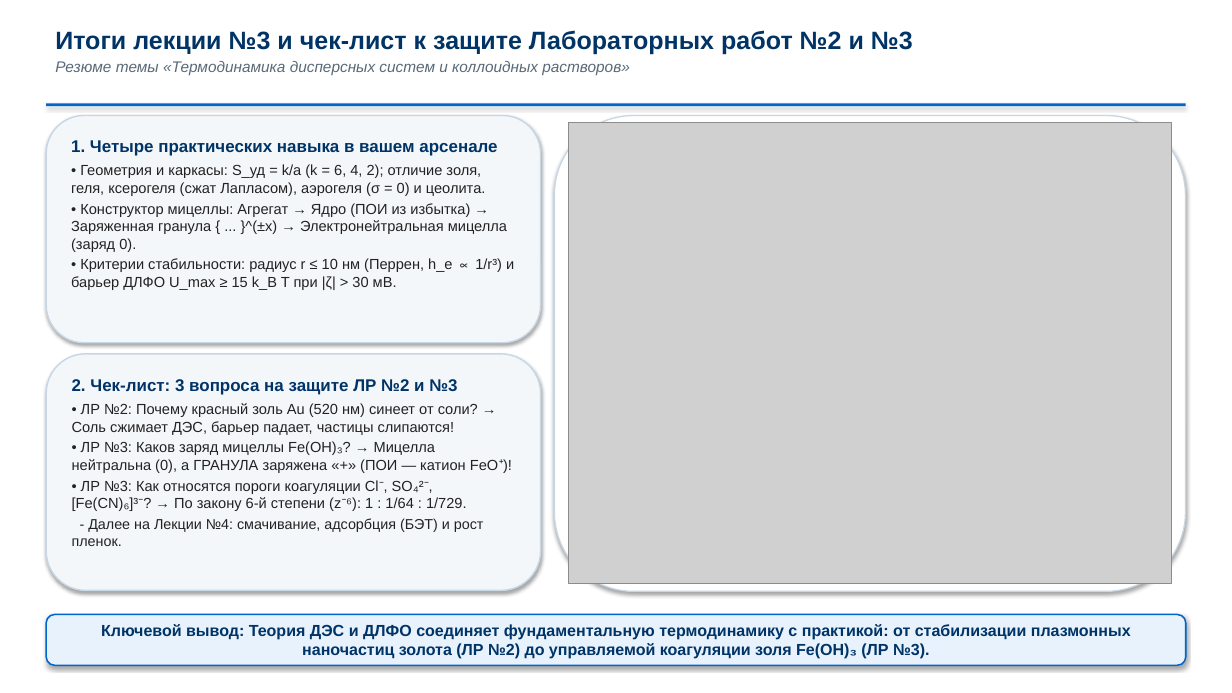
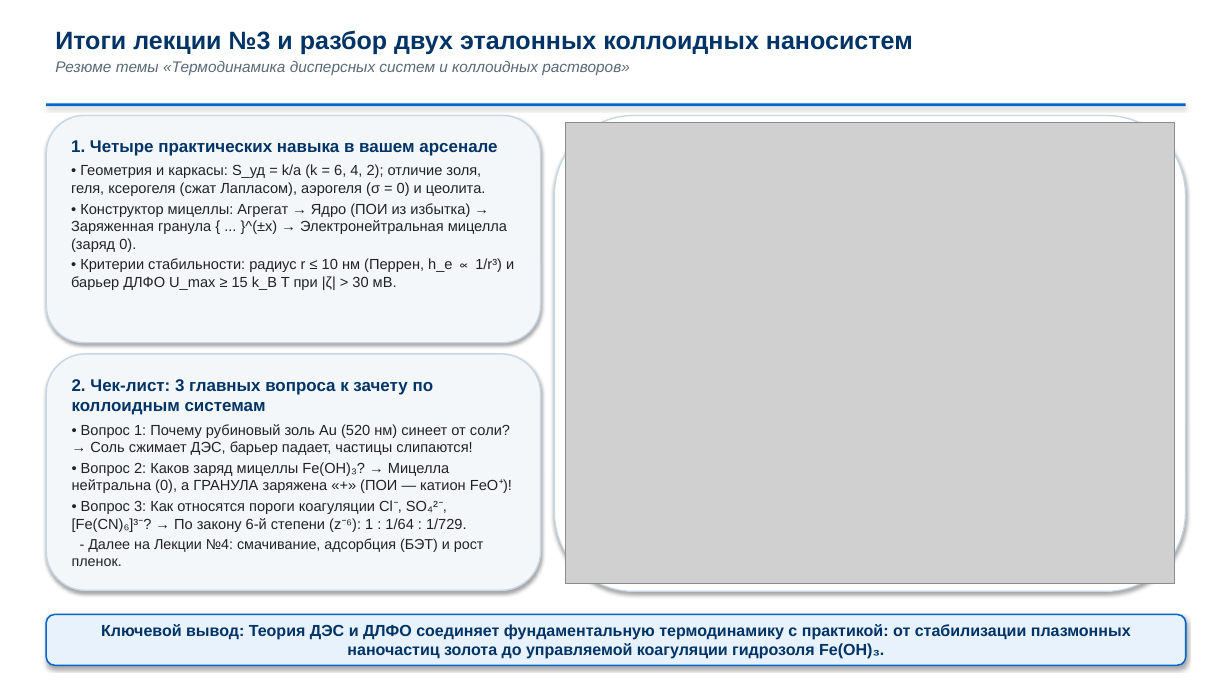
Before and after one commit to brattri3/nanophysics-course, a slide deck: slide 17 of course_materials/semester_4/lectures/lecture_03_colloids.pptx. Drawn at 1232x693 pixels with LibreOffice and Linux fonts; fonts in the diff are those of the drawing; grey boxes stand for pictures. Boxes give left, top, right and bottom in pixels: in the first picture for what was removed or moved away, otherwise in the second. Text is boxed around its words. In the diff, an @@ line names an element or a change of style, - is before the commit and + after.

Commit message:
refactor(lecture-03): remove all references to unscheduled lab works across figures, slides, speech, and plan

```diff
--- a/course_materials/semester_4/lectures/lecture_03_colloids.pptx
+++ b/course_materials/semester_4/lectures/lecture_03_colloids.pptx
@@ text at <box>55,30,913,54</box>: text changed @@
-Итоги лекции №3 и чек-лист к защите Лабораторных работ №2 и №3
+Итоги лекции №3 и разбор двух эталонных коллоидных наносистем
@@ picture: place and size @@
-picture at <box>568,123,1171,584</box>
+picture at <box>566,123,1175,584</box>
@@ text in rounded rectangle at <box>72,379,510,532</box>: text changed @@
-2. Чек-лист: 3 вопроса на защите ЛР №2 и №3
-• ЛР №2: Почему красный золь Au (520 нм) синеет от соли? → Соль сжимает ДЭС, барьер падает, частицы слипаются!
-• ЛР №3: Каков заряд мицеллы Fe(OH)₃? → Мицелла нейтральна (0), а ГРАНУЛА заряжена «+» (ПОИ — катион FeO⁺)!
-• ЛР №3: Как относятся пороги коагуляции Cl⁻, SO₄²⁻, [Fe(CN)₆]³⁻? → По закону 6-й степени (z⁻⁶): 1 : 1/64 : 1/729.
+2. Чек-лист: 3 главных вопроса к зачету по коллоидным системам
+• Вопрос 1: Почему рубиновый золь Au (520 нм) синеет от соли? → Соль сжимает ДЭС, барьер падает, частицы слипаются!
+• Вопрос 2: Каков заряд мицеллы Fe(OH)₃? → Мицелла нейтральна (0), а ГРАНУЛА заряжена «+» (ПОИ — катион FeO⁺)!
+• Вопрос 3: Как относятся пороги коагуляции Cl⁻, SO₄²⁻, [Fe(CN)₆]³⁻? → По закону 6-й степени (z⁻⁶): 1 : 1/64 : 1/729.
@@ text in rounded rectangle at <box>101,624,1131,659</box>: text changed @@
-Ключевой вывод: Теория ДЭС и ДЛФО соединяет фундаментальную термодинамику с практикой: от стабилизации плазмонных наночастиц золота (ЛР №2) до управляемой коагуляции золя Fe(OH)₃ (ЛР №3).
+Ключевой вывод: Теория ДЭС и ДЛФО соединяет фундаментальную термодинамику с практикой: от стабилизации плазмонных наночастиц золота до управляемой коагуляции гидрозоля Fe(OH)₃.
```
Also in this commit, not shown: 5 other slides changed, 20 other files.
